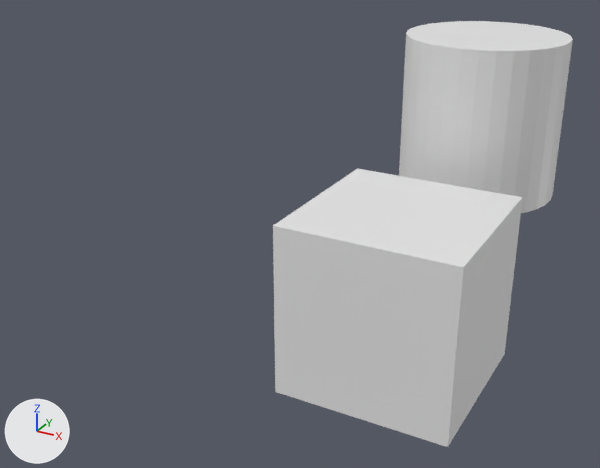
The COLLADA model Quetzal/Quetzal/Models/ModelCol/ls.dae: old version first, new version second.
The view is the same before and after, from a 50 mm lens placed at (2.97, -7.66, 5.3), pointed at (-1.79, 1.0, 0.97). Lighting does not change. The marker at lower left points along +X, +Y and +Z.

The scene before the commit, as lines of its bpy script (objects in view):
```python
me_cube_001 = bpy.data.meshes.new('Cube.001')
me_cube_001.from_pydata(...)  # a box spanning x -1.0..1.0, y -1.0..1.0, z -1.0..1.0
me_cylinder = bpy.data.meshes.new('Cylinder')
me_cylinder.from_pydata(...)  # a 32-sided cylinder along z spanning x -1.0..1.0, y -1.0..1.0, z -1.0..1.0
ob_cube = bpy.data.objects.new('Cube', me_cube_001)
ob_cube.location = (0.0, 0.0, 1.0)
ob_cylinder = bpy.data.objects.new('Cylinder', me_cylinder)
ob_cylinder.location = (0.0, 2.55, 2.43)
```
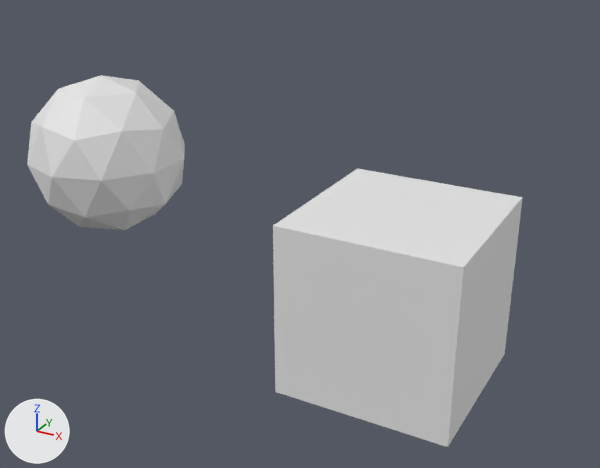
The newer file is also turned or shifted as a whole; pictures and numbers use the older file's frame.

Edits to the bpy script that builds the scene:
```text
Add me_icosphere:
    me_icosphere.from_pydata(...)  # an icosphere of 80 faces spanning x -0.95..0.95, y -1.0..1.0, z -1.0..1.0
Remove ob_cylinder:
    ob_cylinder = bpy.data.objects.new('Cylinder', me_cylinder)
    ob_cylinder.location = (0.0, 2.55, 2.43)
Add ob_icosphere:
    ob_icosphere = bpy.data.objects.new('Icosphere', me_icosphere)
    ob_icosphere.location = (-4.0, 0.0, 2.0)
```

Location of each change, [x1, y1, x2, y2] in pixels of the pictures (600 x 468 px):
'Cylinder', deleted
    before: [399, 21, 573, 213]
'Icosphere', added
    after: [27, 75, 185, 230]
